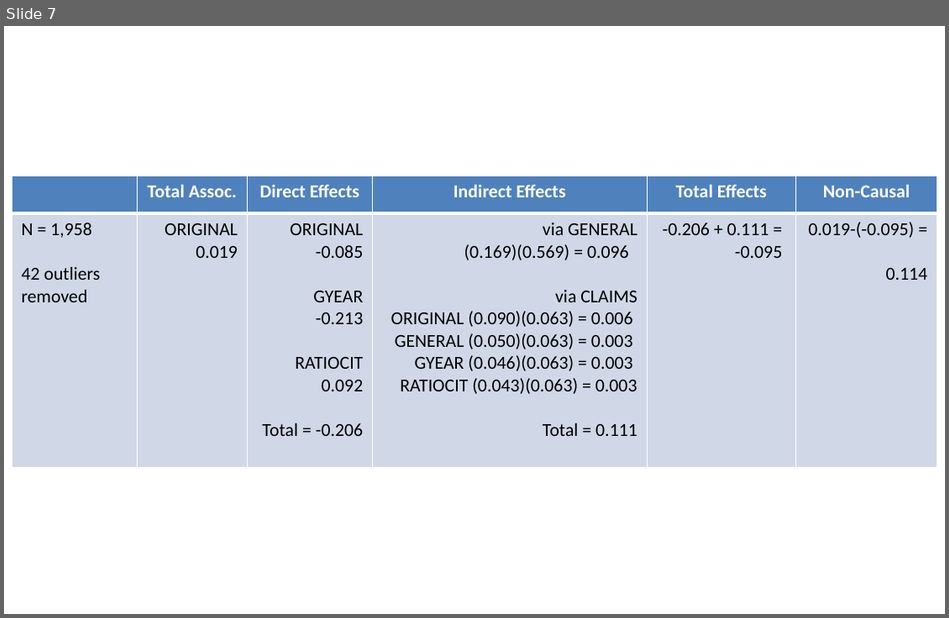
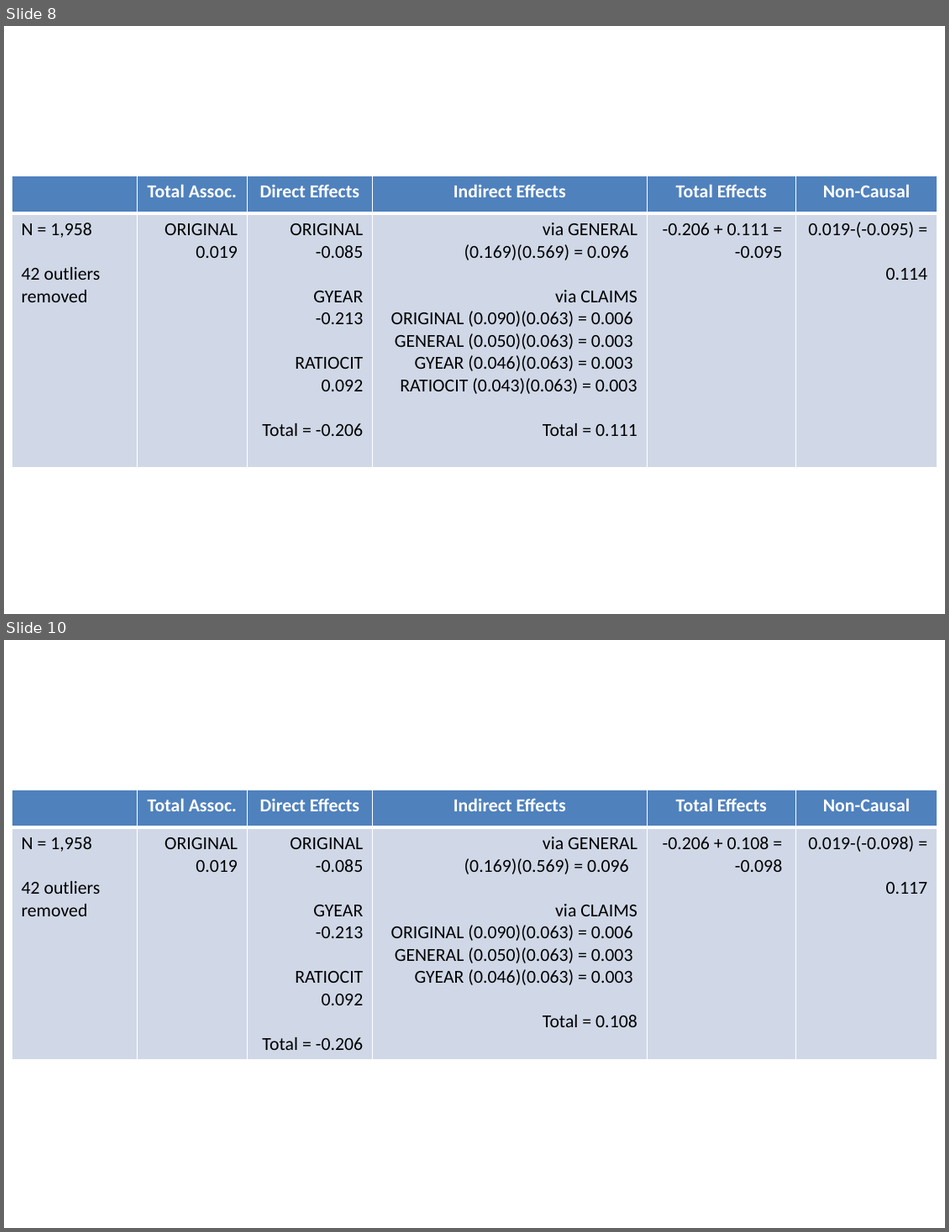
Before and after one commit to SLU-Courses-Townes/SOC6100, a slide deck: Assignments/Assignment03/Results/Townes_SOC6100_Assignment03_PathAnalysisModel_Diagram_v00.pptx. Shown one above the other, each under a label of ours: slide 7 before the commit, slides 8 and 10 after it; the slides between them are not shown. The pictures are 949x618 and 949x1232 pixels, drawn with LibreOffice and Linux fonts; fonts in the diff are those of the drawing. Boxes give left, top, right and bottom in pixels: in the first picture for what was removed or moved away, otherwise in the second. Text is boxed around its words. In the diff, an @@ line names an element or a change of style, - is before the commit and + after.

```diff
--- a/Assignments/Assignment03/Results/Townes_SOC6100_Assignment03_PathAnalysisModel_Diagram_v00.pptx
+++ b/Assignments/Assignment03/Results/Townes_SOC6100_Assignment03_PathAnalysisModel_Diagram_v00.pptx
@@ slide 10 added at (4, 640, 945, 1228), background #FFFFFF @@
@@ table added at (12, 790, 936, 1057), 2 rows, 6 columns @@
+ | Total Assoc. | Direct Effects | Indirect Effects | Total Effects | Non-Causal
+N = 1,958 / 42 outliers removed | ORIGINAL / 0.019 | ORIGINAL / -0.085 / GYEAR / -0.213 / RATIOCIT / 0.092 / Total = -0.206 | via GENERAL / (0.169)(0.569) = 0.096 / via CLAIMS / ORIGINAL (0.090)(0.063) = 0.006 / GENERAL (0.050)(0.063) = 0.003 / GYEAR (0.046)(0.063) = 0.003 / Total = 0.108 | -0.206 + 0.108 = / -0.098 | 0.019-(-0.098) = 0.117
@@ what was slide 7 is now slide 8 @@
```
Also in this commit, not shown: 2 other slides added, 2 other files.
